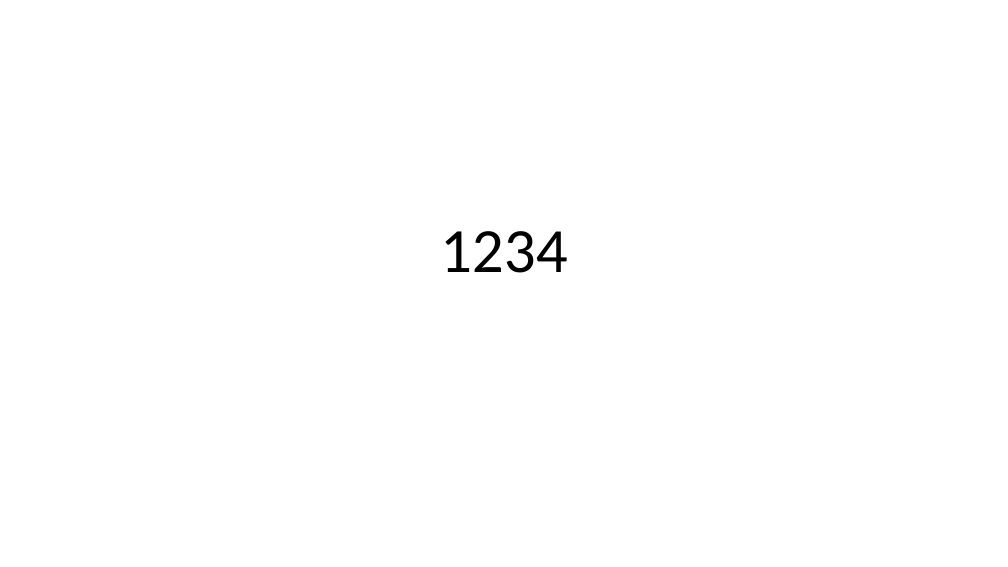
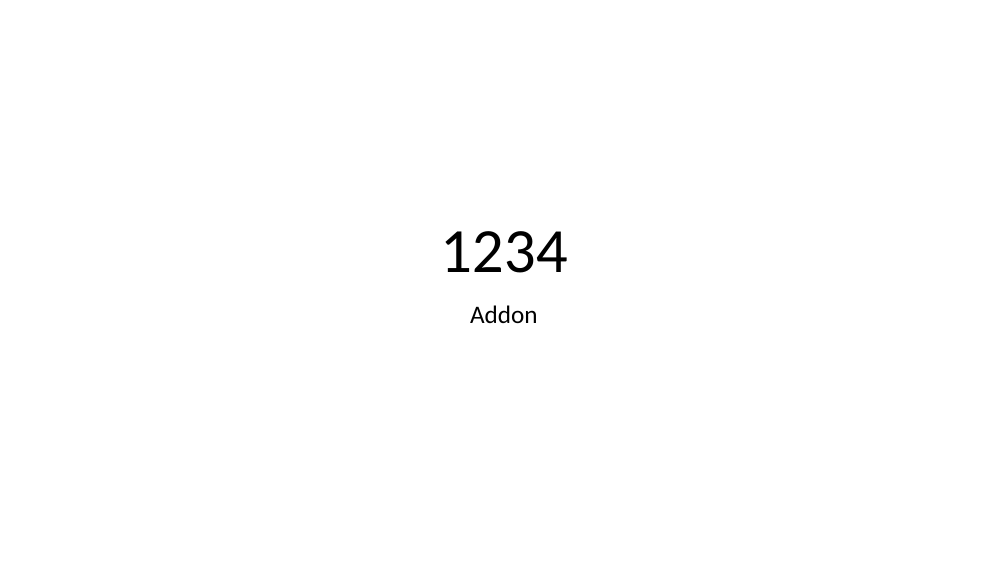
Before and after one commit to drexxor/test, a slide deck: slide 1 of 1234.pptx. Drawn at 1008x567 pixels with LibreOffice and Linux fonts; fonts in the diff are those of the drawing. Boxes give left, top, right and bottom in pixels: in the first picture for what was removed or moved away, otherwise in the second. Text is boxed around its words. In the diff, an @@ line names an element or a change of style, - is before the commit and + after.

Commit message:
ADDON

```diff
--- a/1234.pptx
+++ b/1234.pptx
@@ subtitle added at (470,305,538,323), 24 pt, text #000000 @@
+Addon
```
